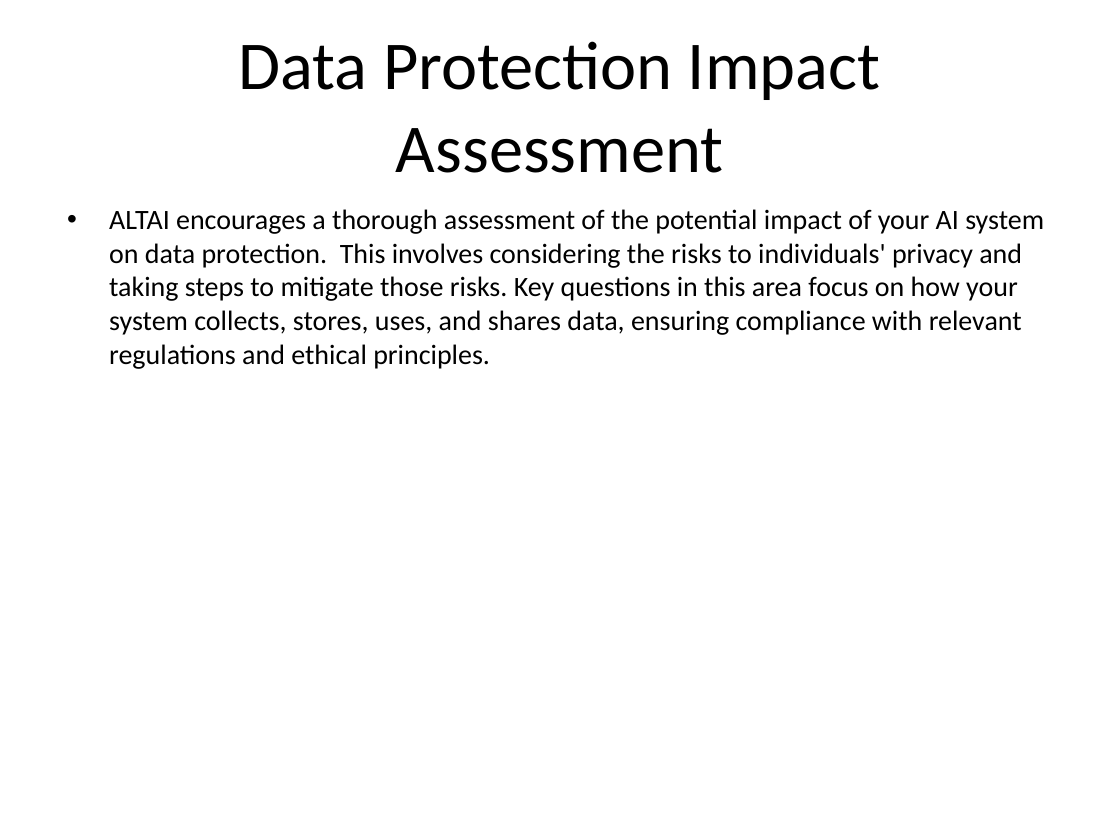
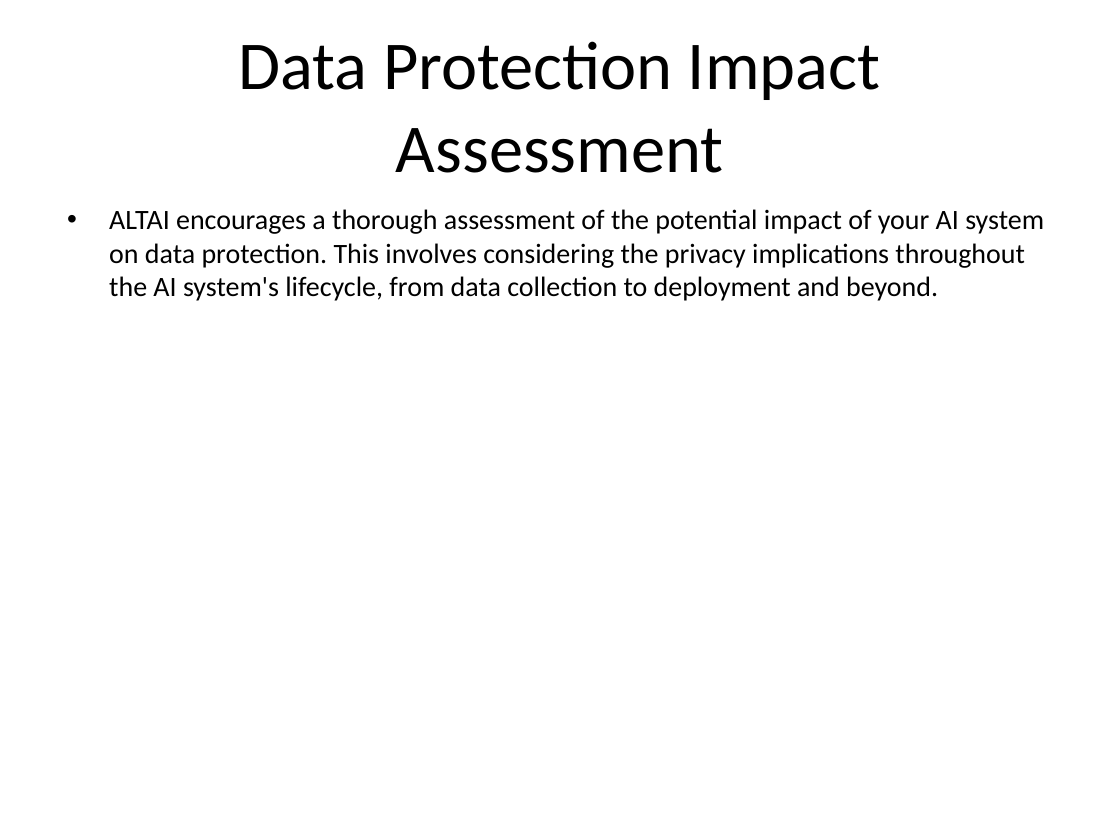
Before and after one commit to soumyajee/PPT_Slide_Agents, a slide deck: slide 19 of presentation.pptx. Drawn at 1120x840 pixels with LibreOffice and Linux fonts; fonts in the diff are those of the drawing. Boxes give left, top, right and bottom in pixels: in the first picture for what was removed or moved away, otherwise in the second. Text is boxed around its words. In the diff, an @@ line names an element or a change of style, - is before the commit and + after.

```diff
--- a/presentation.pptx
+++ b/presentation.pptx
@@ text at box(109, 209, 1044, 301): text changed @@
-• ALTAI encourages a thorough assessment of the potential impact of your AI system on data protection. This involves considering the risks to individuals' privacy and taking steps to mitigate those risks. Key questions in this area focus on how your system collects, stores, uses, and shares data, ensuring compliance with relevant regulations and ethical principles.
+• ALTAI encourages a thorough assessment of the potential impact of your AI system on data protection. This involves considering the privacy implications throughout the AI system's lifecycle, from data collection to deployment and beyond.
```
Also in this commit, not shown: 37 other slides changed.
